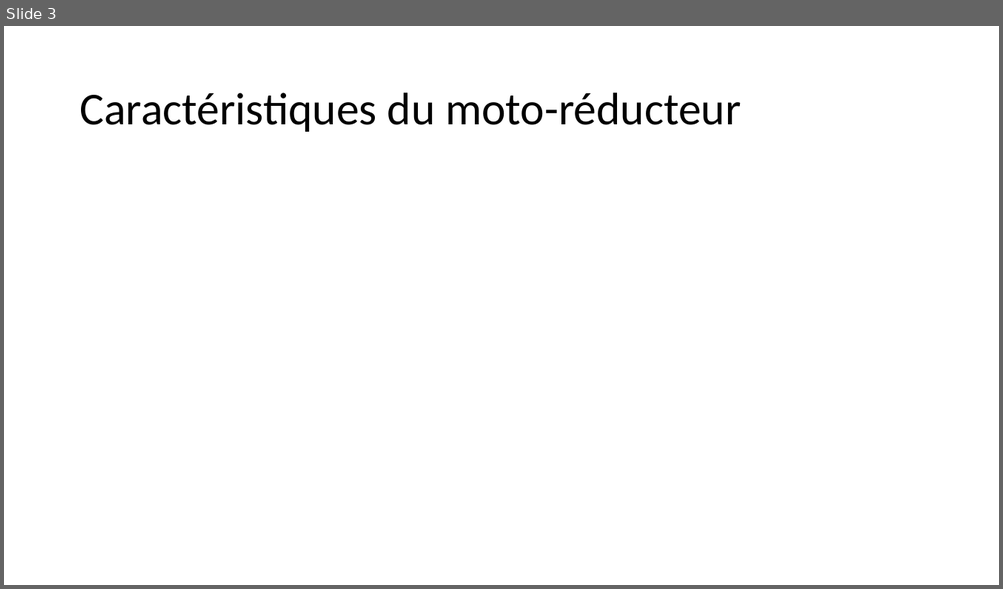
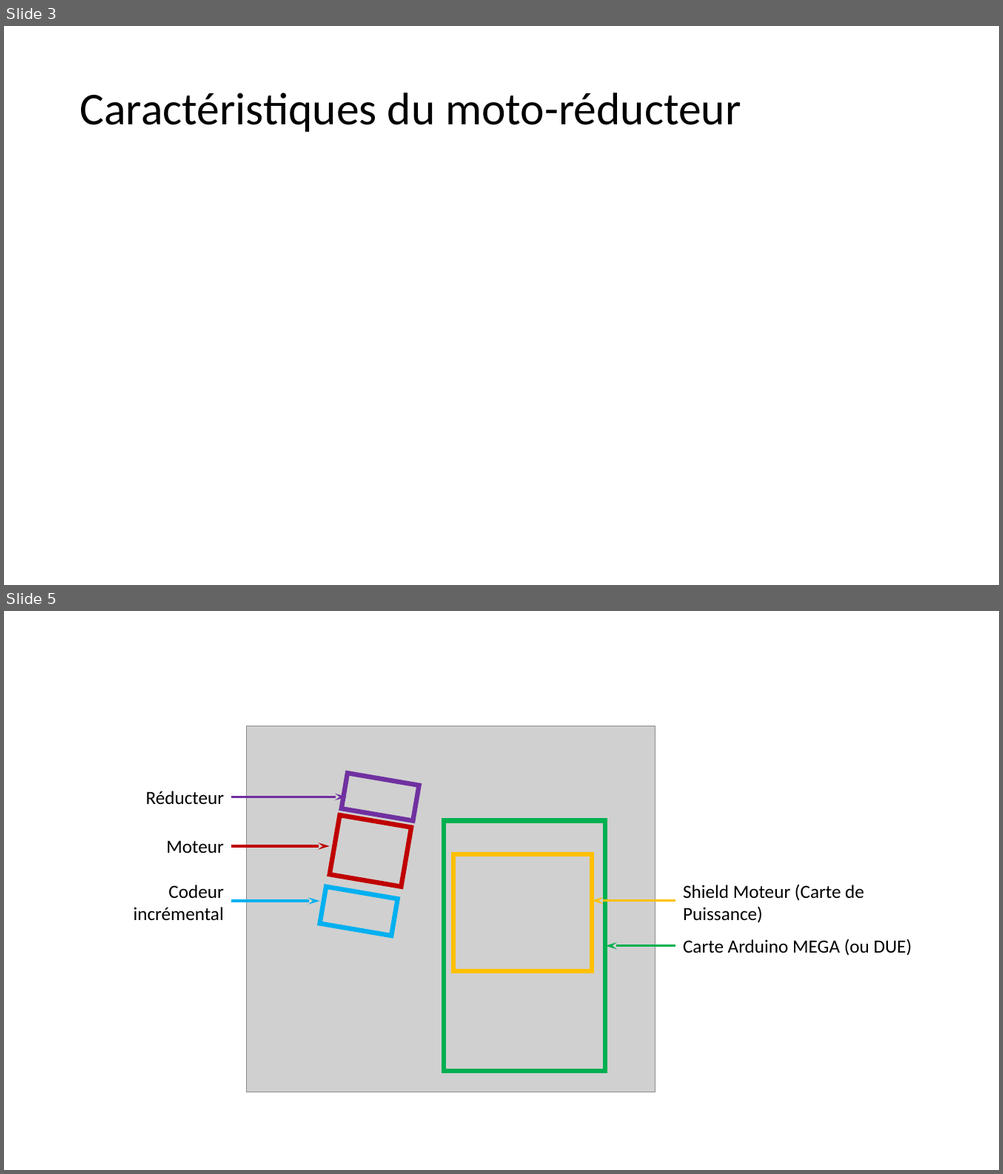
Before and after one commit to xpessoles/TP_Documents_PSI, a slide deck: 12_MoteurCC_3Sigma/Figures_Documentation.pptx. Shown one above the other, each under a label of ours: slide 3 before the commit, slides 3 and 5 after it; the slides between them are not shown. The pictures are 1003x589 and 1003x1174 pixels, drawn with LibreOffice and Linux fonts; fonts in the diff are those of the drawing; grey boxes stand for pictures. Boxes give left, top, right and bottom in pixels: in the first picture for what was removed or moved away, otherwise in the second. Text is boxed around its words. In the diff, an @@ line names an element or a change of style, - is before the commit and + after.

```diff
--- a/12_MoteurCC_3Sigma/Figures_Documentation.pptx
+++ b/12_MoteurCC_3Sigma/Figures_Documentation.pptx
@@ slide 5 added at [4, 611, 999, 1170], background #FFFFFF @@
@@ picture added at [247, 726, 654, 1093] @@
@@ rectangle added at [341, 773, 419, 820], outline #7030A0 4.5 pt @@
@@ text added at [146, 791, 224, 805], 18 pt, text #000000 @@
+Réducteur
@@ arrow added from (232, 797) to (347, 797), #7030A0 2.25 pt @@
@@ rectangle added at [329, 815, 411, 887], outline #C00000 4.5 pt @@
@@ rectangle added at [444, 820, 606, 1071], outline #00B050 4.5 pt @@
@@ text added at [166, 840, 223, 853], 18 pt, text #000000 @@
+Moteur
@@ arrow added from (231, 846) to (330, 846), #C00000 2.25 pt @@
@@ rectangle added at [453, 855, 591, 971], outline #FFC000 4.5 pt @@
@@ text added at [134, 885, 224, 920], 18 pt, text #000000 @@
+Codeur incrémental
@@ rectangle added at [320, 887, 398, 936], outline #00B0F0 4.5 pt @@
@@ text added at [683, 885, 864, 923], 18 pt, text #000000 @@
+Shield Moteur (Carte de Puissance)
@@ arrow added from (232, 901) to (319, 901), #00B0F0 2.25 pt @@
@@ arrow added from (675, 901) to (592, 901), #FFC000 2.25 pt @@
@@ text added at [683, 940, 912, 956], 18 pt, text #000000 @@
+Carte Arduino MEGA (ou DUE)
@@ arrow added from (675, 946) to (606, 946), #00B050 2.25 pt @@
```
Also in this commit, not shown: 1 other slide added, 2 other files.
